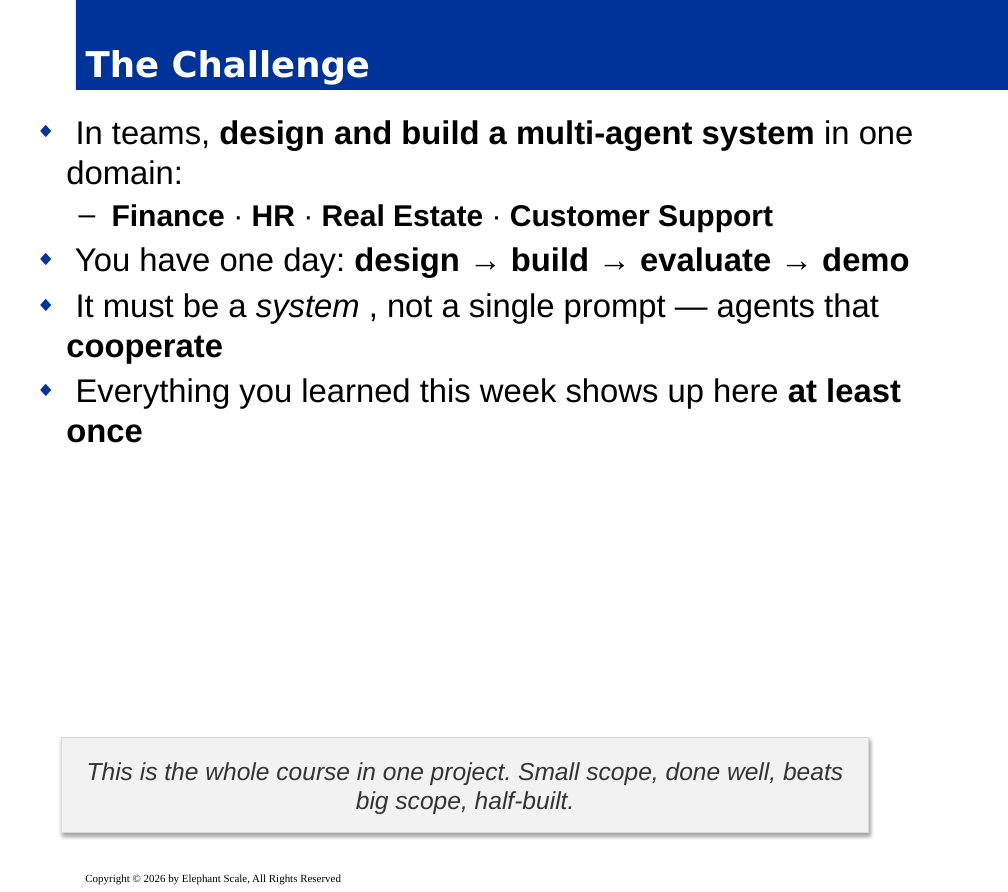
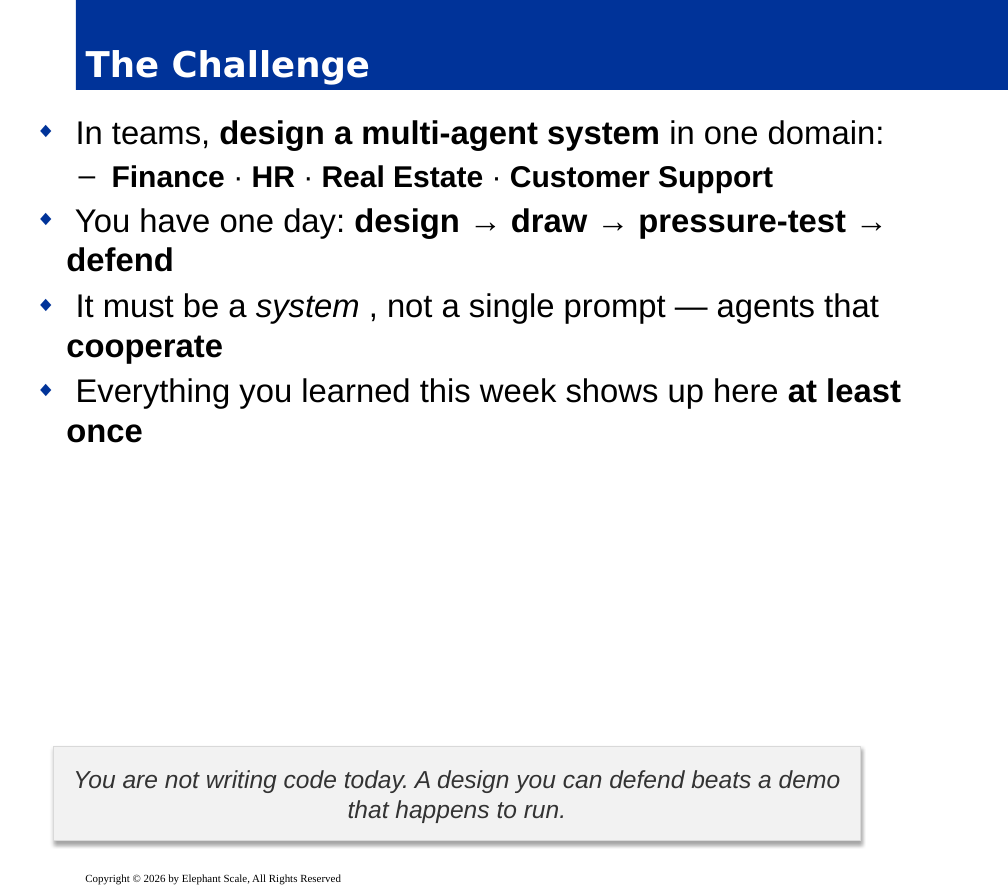
Before and after one commit to elephantscale/Building-Agentic-AI, a slide deck: slide 2 of slides/release/14-capstone.pptx. Drawn at 1008x892 pixels with LibreOffice and Linux fonts; fonts in the diff are those of the drawing; background and template pictures are left out. Boxes give left, top, right and bottom in pixels: in the first picture for what was removed or moved away, otherwise in the second. Text is boxed around its words. In the diff, an @@ line names an element or a change of style, - is before the commit and + after.

```diff
--- a/slides/release/14-capstone.pptx
+++ b/slides/release/14-capstone.pptx
@@ text at (x1=76, y1=120, x2=885, y2=151): text changed @@
-◆ In teams, design and build a multi-agent system in one domain:
+◆ In teams, design a multi-agent system in one domain:
@@ text at (x1=66, y1=208, x2=846, y2=272): text changed @@
-◆ You have one day: design → build → evaluate → demo
+◆ You have one day: design → draw → pressure-test → defend
@@ rectangle "You are not writing code ..." moved from (x1=61, y1=739, x2=868, y2=833) to (x1=53, y1=747, x2=860, y2=842) @@
@@ text in rectangle at (x1=73, y1=770, x2=840, y2=823): text changed @@
-This is the whole course in one project. Small scope, done well, beats big scope, half-built.
+You are not writing code today. A design you can defend beats a demo that happens to run.
```
Also in this commit, not shown: 9 other slides changed, 5 slides added, 3 slides removed.
